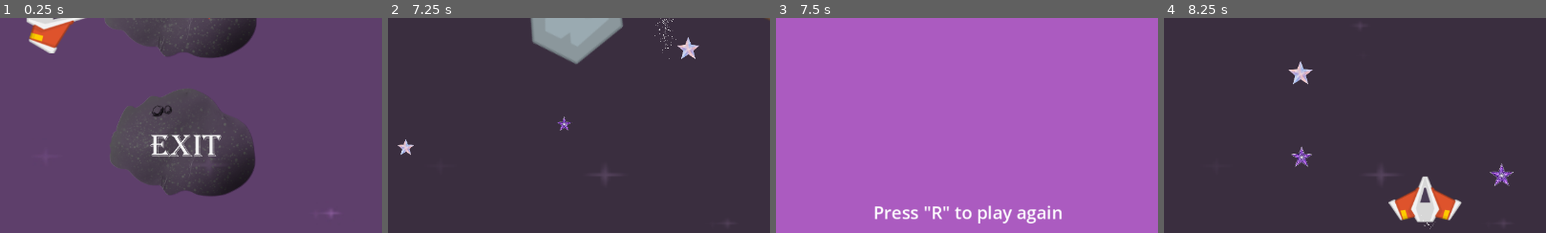
Above: before the commit, frames 1-4 (left to right).
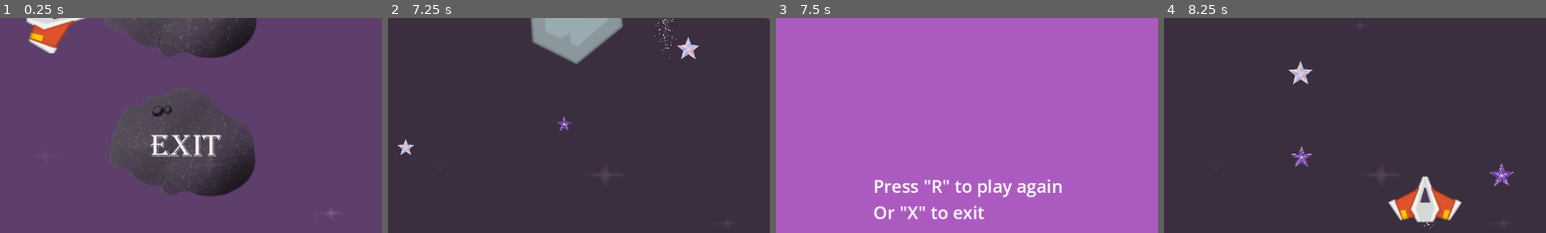
Above: after the commit, the same moments.

Repository: nonakarim/godot-space-shooter
Game: Godot game, scene res://Scenes/start.tscn
Two runs of this game, one before a commit and one after it. Both use one fixed random seed, a clock stepped at 60 frames per second and the inputs below.
Inputs (mouse positions are % of the whole screen's width and height, from its top left):
- Up to frame 1 (0.25 s): no input
- Up to frame 2 (7.25 s): tap Enter (Enter) at 0.5 s; move the mouse to (72, 45) at 0.52 s; hold Right (KeyRight) 0.53-1.28 s; hold Enter (Enter) 0.53-1.28 s; click (72, 45) at 0.67 s; move the mouse to (30, 55) at 1.27 s; hold Down (KeyDown) 1.28-2.03 s; tap O (Original) at 1.35, 4.35 s; move the mouse to (60, 28) at 2.02 s; hold Right (KeyRight) 2.03-2.78 s; tap R (Replay) at 2.1, 5.1 s; move the mouse to (45, 70) at 2.77 s; hold Up (KeyUp) 2.78-3.53 s; tap Space (Shoot) at 2.85, 5.85 s; click (45, 70) at 2.92 s; move the mouse to (80, 65) at 3.52 s; hold Enter (Enter) 3.53-4.28 s; hold Left (KeyLeft) 3.53-5.03 s; move the mouse to (20, 35) at 4.27 s; move the mouse to (55, 50) at 5.02 s; hold Down (KeyDown) 5.03-5.78 s; click (55, 50) at 5.17 s; move the mouse to (35, 25) at 5.77 s; hold Right (KeyRight) 5.78-6.53 s; move the mouse to (72, 45) at 6.52 s; hold Up (KeyUp) from 6.53 s (still down); hold Enter (Enter) from 6.53 s (still down)
- Up to frame 3 (7.5 s): move the mouse to (30, 55) at 7.27 s; release Up (KeyUp) at 7.28 s; release Enter (Enter) at 7.28 s; hold Right (KeyRight) from 7.28 s (still down); tap O (Original) at 7.35 s; click (30, 55) at 7.42 s
- Up to frame 4 (8.25 s): tap R (Replay) at 8, 8.1 s; move the mouse to (60, 28) at 8.02 s; release Right (KeyRight) at 8.03 s; hold Down (KeyDown) from 8.03 s (still down)
The pictures show only the part of the screen within x 25-75%, y 50-100%; the shares and areas given below are measured in that part.

Frames 1-2 are identical in both runs. In frame 3, 3.0% of the frame differs, in the area x 25-75%, y 75-96%; in frame 4, nothing differs.

Commit message:
Add exit option in game-over screen

Diff:
--- a/Scenes/Game over.tscn
+++ b/Scenes/Game over.tscn
@@ -68,4 +68,5 @@
 grow_horizontal = 2
 grow_vertical = 0
 theme_override_font_sizes/font_size = 30
-text = "Press \"R\" to play again"
+text = "Press \"R\" to play again
+Or \"X\" to exit"
--- a/Scripts/game_over.gd
+++ b/Scripts/game_over.gd
@@ -7,3 +7,5 @@
 func _process(delta: float) -> void:
 	if Input.is_action_just_pressed("Replay"):
 		get_tree().change_scene_to_file("res://Scenes/level.tscn")
+	elif Input.is_action_just_pressed("exit"):
+		get_tree().quit()
--- a/project.godot
+++ b/project.godot
@@ -72,6 +72,11 @@
 "events": [Object(InputEventKey,"resource_local_to_scene":false,"resource_name":"","device":0,"window_id":0,"alt_presse …(194 unchanged characters)…
 ]
 }
+exit={
+"deadzone": 0.2,
+"events": [Object(InputEventKey,"resource_local_to_scene":false,"resource_name":"","device":0,"window_id":0,"alt_pressed":false,"shift_pressed":false,"ctrl_pressed":false,"meta_pressed":false,"pressed":false,"keycode":0,"physical_keycode":88,"key_label":0,"unicode":0,"location":0,"echo":false,"script":null)
+]
+}
 
 [layer_names]
 
